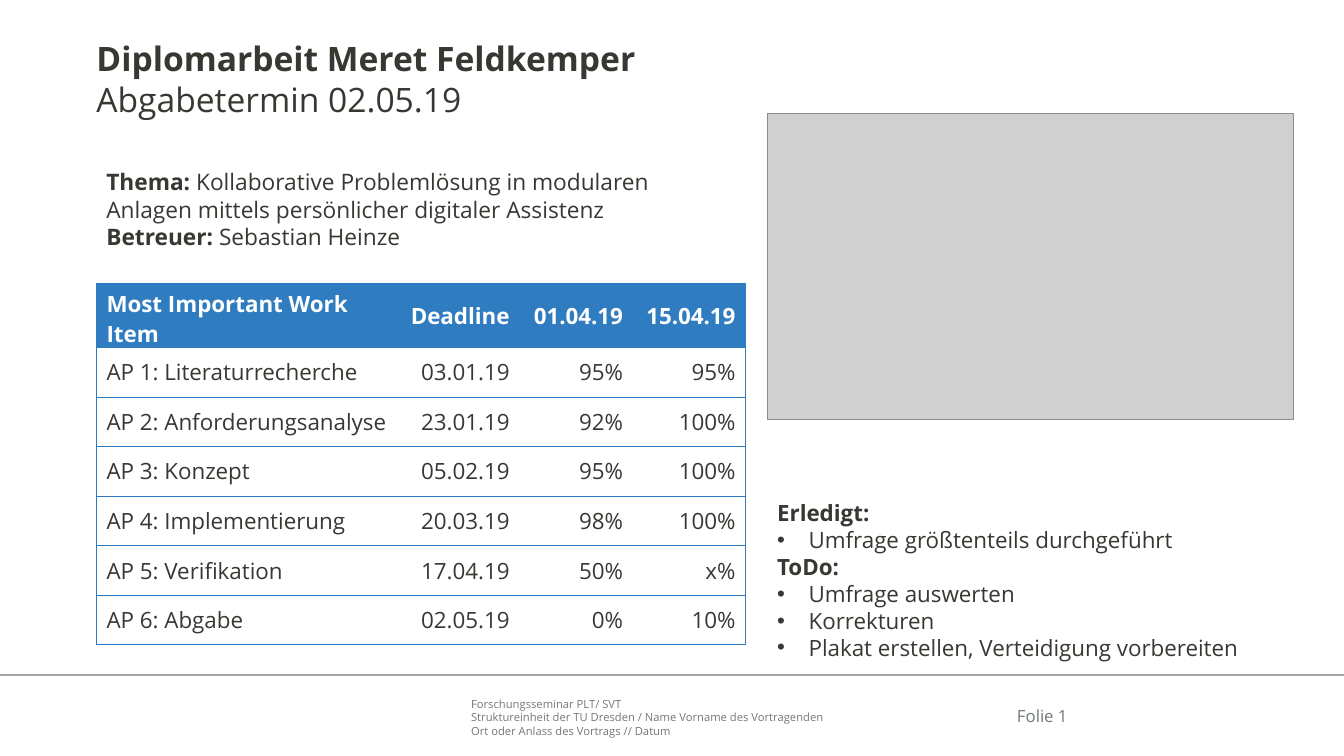
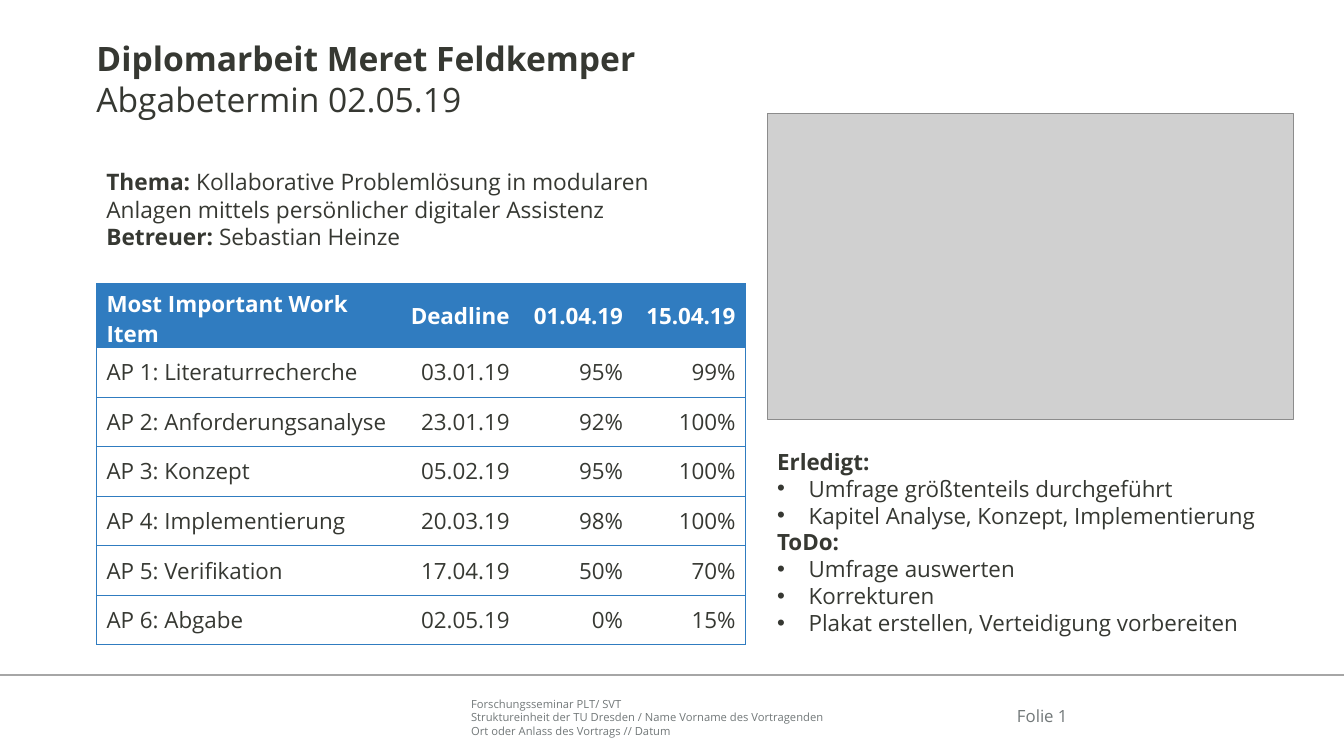
Before and after one commit to Ral3007/Diplomarbeit, a slide deck: slide 1 of Dokumente/Präsentationen/2019-04_15_DA_Feldkemper.pptx. Drawn at 1344x756 pixels with LibreOffice and Linux fonts; fonts in the diff are those of the drawing; grey boxes stand for pictures; background and template pictures are left out. Boxes give left, top, right and bottom in pixels: in the first picture for what was removed or moved away, otherwise in the second. Text is boxed around its words. In the diff, an @@ line names an element or a change of style, - is before the commit and + after.

```diff
--- a/Dokumente/Präsentationen/2019-04_15_DA_Feldkemper.pptx
+++ b/Dokumente/Präsentationen/2019-04_15_DA_Feldkemper.pptx
@@ table at <box>97,283,746,644</box> @@
-row 2, column 4: 95%
+row 2, column 4: 99%
-row 6, column 4: x%
+row 6, column 4: 70%
-row 7, column 4: 10%
+row 7, column 4: 15%
@@ text "Erledigt:": place and size @@
-text "Erledigt:" at <box>777,504,1238,661</box>
+text "Erledigt:" at <box>777,453,1255,637</box>
@@ text at <box>809,507,1255,529</box>: paragraph added @@
+• Kapitel Analyse, Konzept, Implementierung
```
Also in this commit, not shown: 22 other files.
